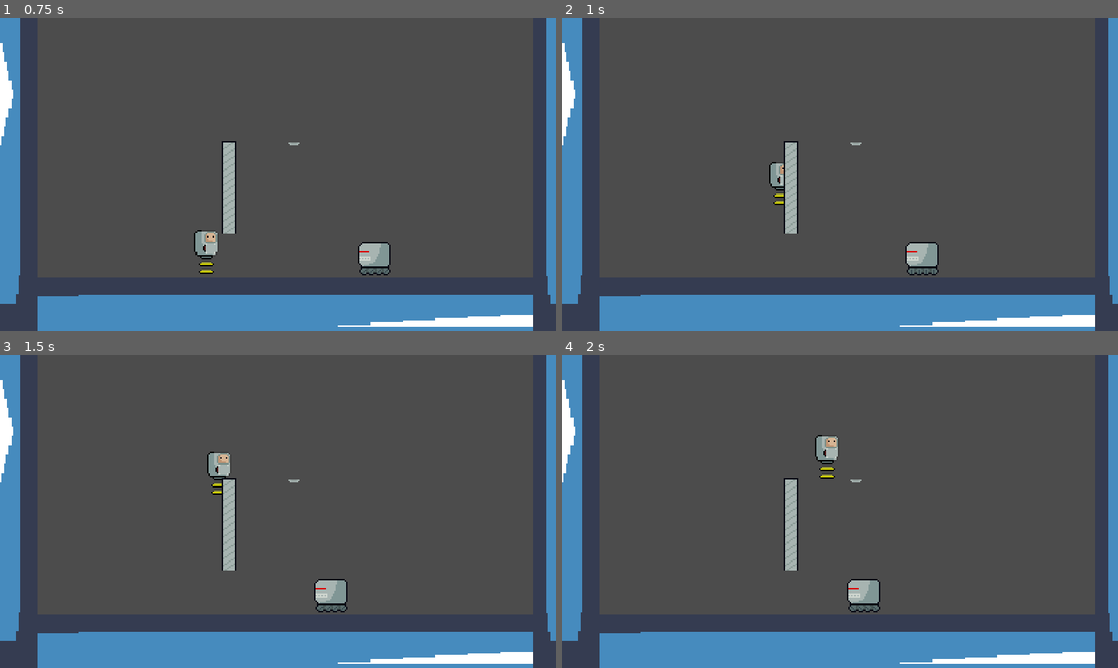
Above: before the commit, frames 1-4 (two rows, left to right).
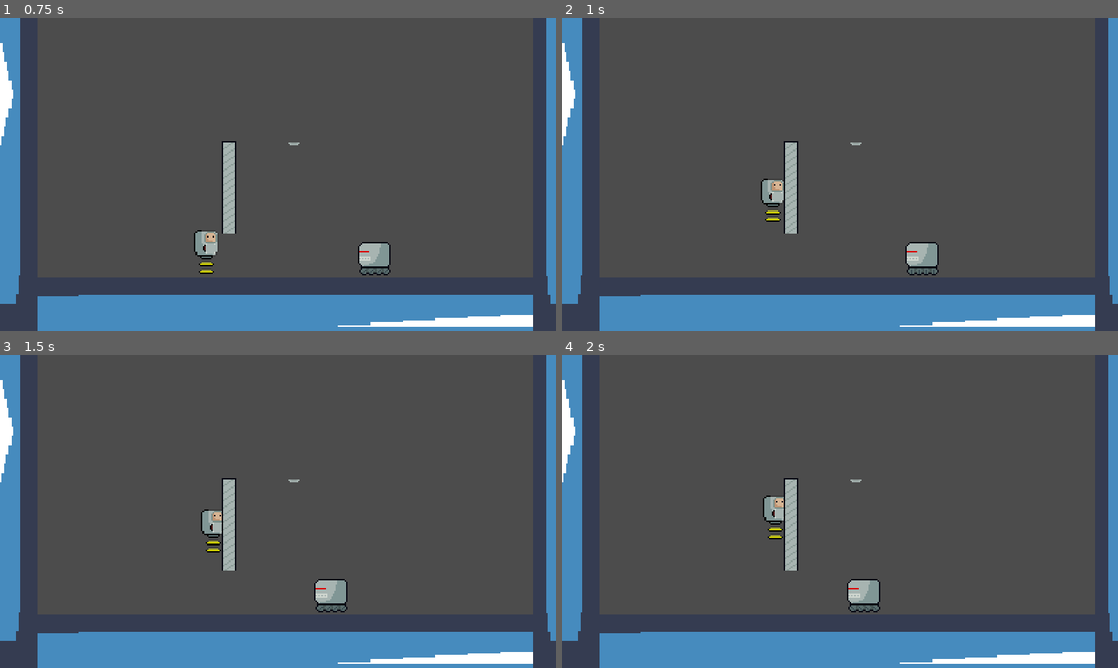
Above: after the commit, the same moments.

Repository: bruhrator420/MAD-Game-Jam-Project
Game: Godot game, scene res://Scenes/Level.tscn
Two runs of this game, one before a commit and one after it. Both use one fixed random seed, a clock stepped at 60 frames per second and the inputs below. The project has no main scene, so this scene is started directly. The engine's default icon, where the game draws it, is replaced by a stand-in: a white triangle on a blue panel in a dark square.
Inputs:
- Up to frame 1 (0.75 s): hold Right (ui_right) from 0.53 s (still down); tap X (attack) at 0.6 s
- Up to frame 2 (1 s): keep holding Right (ui_right); tap Space (jump) at 0.77 s
- Up to frame 3 (1.5 s): keep holding Right (ui_right); tap X (attack) at 1.35 s
- Up to frame 4 (2 s): keep holding Right (ui_right); tap Space (jump) at 1.52 s

Frame 1 is identical in both runs. In frame 2, 0.5% of the frame differs, in the area x 35-40%, y 46-66%; in frame 3, 0.7%; in frame 4, 0.8%, in the area x 36-50%, y 25-59%.

Commit message:
Fiz player hitboxes not mirroring when turning

Diff:
--- a/Project/Scenes/Player.tscn
+++ b/Project/Scenes/Player.tscn
@@ -6,6 +6,18 @@
 [sub_resource type="AtlasTexture" id=10]
 atlas = ExtResource( 1 )
 region = Rect2( 0, 32, 53, 32 )
+
+[sub_resource type="AtlasTexture" id=11]
+atlas = ExtResource( 1 )
+region = Rect2( 0, 32, 53, 32 )
+
+[sub_resource type="AtlasTexture" id=12]
+atlas = ExtResource( 1 )
+region = Rect2( 53, 32, 53, 32 )
+
+[sub_resource type="AtlasTexture" id=13]
+atlas = ExtResource( 1 )
+region = Rect2( 106, 32, 53, 32 )
 
 [sub_resource type="AtlasTexture" id=14]
 atlas = ExtResource( 1 )
@@ -23,18 +35,6 @@
 atlas = ExtResource( 1 )
 region = Rect2( 159, 0, 53, 32 )
 
-[sub_resource type="AtlasTexture" id=11]
-atlas = ExtResource( 1 )
-region = Rect2( 0, 32, 53, 32 )
-
-[sub_resource type="AtlasTexture" id=12]
-atlas = ExtResource( 1 )
-region = Rect2( 53, 32, 53, 32 )
-
-[sub_resource type="AtlasTexture" id=13]
-atlas = ExtResource( 1 )
-region = Rect2( 106, 32, 53, 32 )
-
 [sub_resource type="SpriteFrames" id=2]
 animations = [ {
 "frames": [ SubResource( 10 ) ],
@@ -42,15 +42,15 @@
 "name": "default",
 "speed": 5.0
 }, {
+"frames": [ SubResource( 11 ), SubResource( 12 ), SubResource( 13 ) ],
+"loop": true,
+"name": "walk",
+"speed": 5.0
+}, {
 "frames": [ SubResource( 14 ), SubResource( 15 ), SubResource( 16 ), SubResource( 17 ) ],
 "loop": true,
 "name": "attack",
 "speed": 10.0
-}, {
-"frames": [ SubResource( 11 ), SubResource( 12 ), SubResource( 13 ) ],
-"loop": true,
-"name": "walk",
-"speed": 5.0
 } ]
 
 [sub_resource type="CapsuleShape2D" id=1]
@@ -58,10 +58,10 @@
 height = 22.0
 
 [sub_resource type="RectangleShape2D" id=9]
-extents = Vector2( 4.5, 5 )
+extents = Vector2( 5, 5 )
 
 [sub_resource type="RectangleShape2D" id=18]
-extents = Vector2( 4, 15 )
+extents = Vector2( 4, 15.5 )
 
 [node name="Player" type="KinematicBody2D" groups=["players"]]
 script = ExtResource( 2 )
@@ -74,20 +74,22 @@
 shape = SubResource( 1 )
 
 [node name="Melee" type="Area2D" parent="."]
+position = Vector2( 12, -3 )
 monitoring = false
 monitorable = false
 
 [node name="CollisionShape2D2" type="CollisionShape2D" parent="Melee"]
-position = Vector2( 11.5, -3 )
+position = Vector2( 1, 0 )
 shape = SubResource( 9 )
 
 [node name="Use" type="Area2D" parent="."]
+position = Vector2( 12, 1 )
 collision_layer = 0
 collision_mask = 2
 monitorable = false
 
 [node name="CollisionShape2D2" type="CollisionShape2D" parent="Use"]
-position = Vector2( 12, 1 )
+position = Vector2( 0, -0.5 )
 shape = SubResource( 18 )
 
 [connection signal="body_entered" from="Melee" to="." method="_on_Melee_body_entered"]
--- a/Project/Scripts/Player.gd
+++ b/Project/Scripts/Player.gd
@@ -40,6 +40,9 @@
 				motion.x = move_toward(motion.x, x_input * MAX_SPEED, ACCELERATION * delta)
 				sprite.flip_h = x_input < 0
 				sprite.play("walk")
+				$"Melee".position.x = abs($"Melee".position.x) * sign(x_input)
+				$"Use".position.x = abs($"Use".position.x) * sign(x_input)
+				$"CollisionShape2D".position.x = abs($"CollisionShape2D".position.x) * sign(x_input)
 			else:
 				sprite.play("default")
 				motion.x = lerp(motion.x, 0, FRICTION if is_on_floor() else AIR_RESISTANCE)
